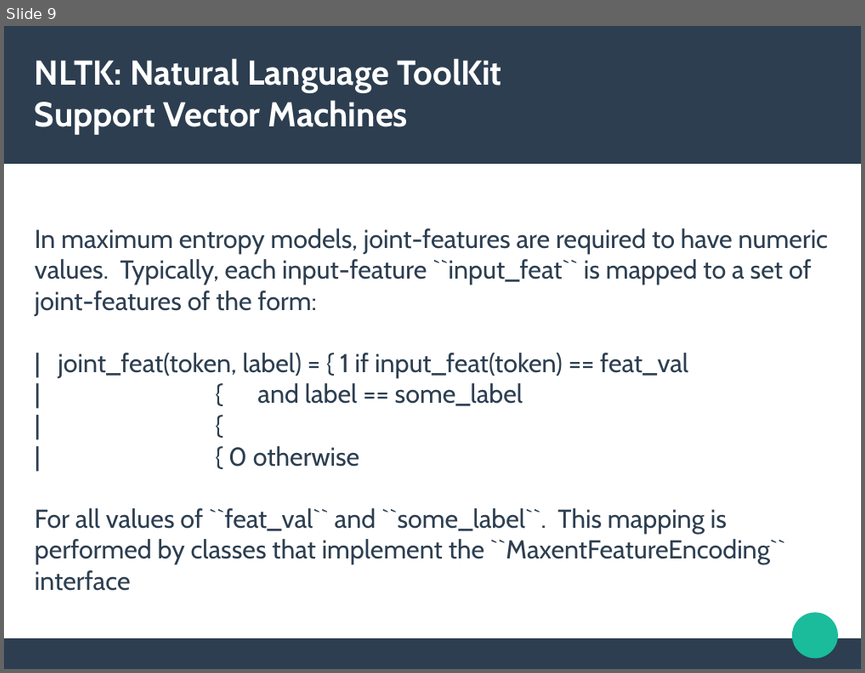
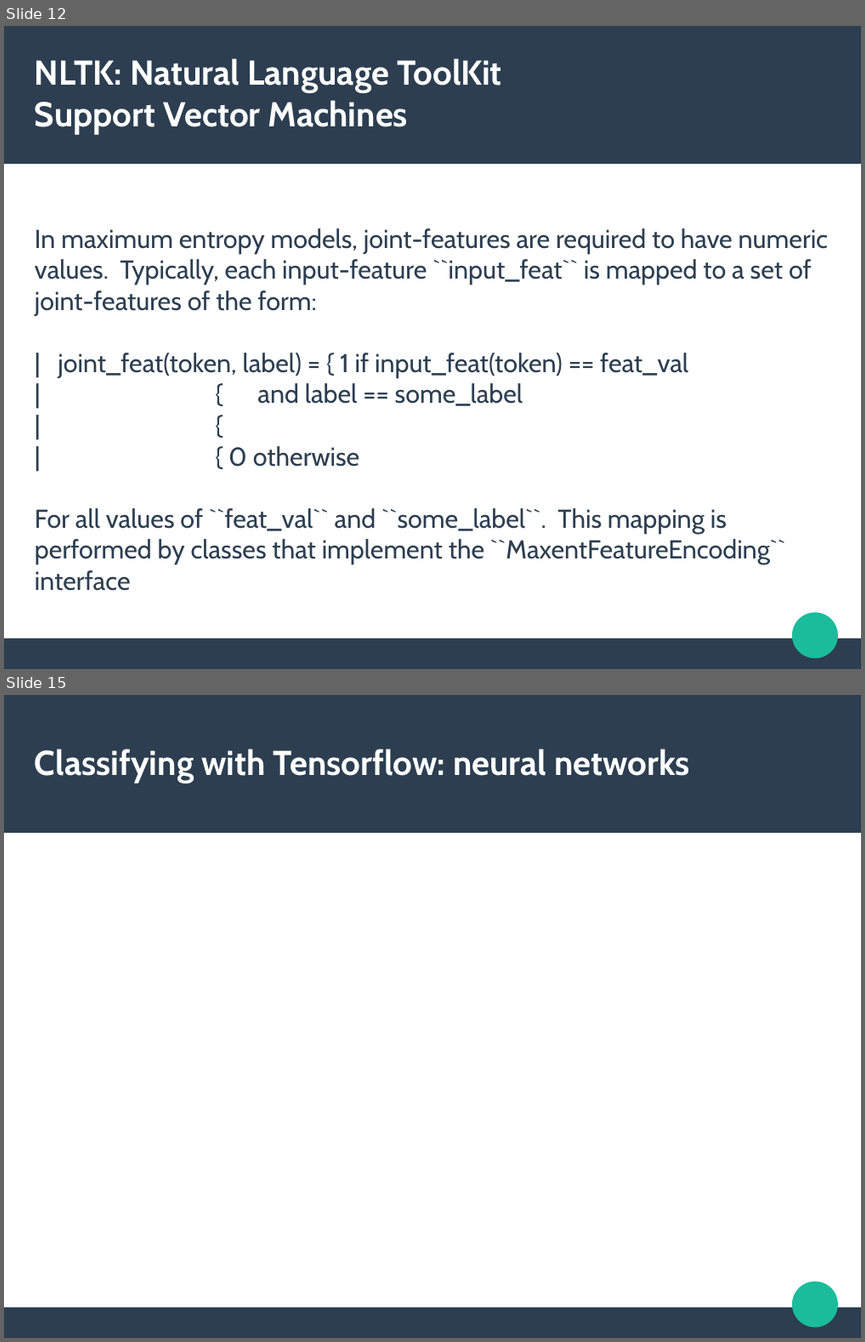
Before and after one commit to Lingwars/GAPLEN, a slide deck: docs/materials/classify.odp. Shown one above the other, each under a label of ours: slide 9 before the commit, slides 12 and 15 after it; the slides between them are not shown. The pictures are 865x673 and 865x1342 pixels, drawn with LibreOffice and Linux fonts; fonts in the diff are those of the drawing; grey boxes stand for pictures. Boxes give left, top, right and bottom in pixels: in the first picture for what was removed or moved away, otherwise in the second. Text is boxed around its words. In the diff, an @@ line names an element or a change of style, - is before the commit and + after.

Commit message:
classify.odp: more slides

```diff
--- a/docs/materials/classify.odp
+++ b/docs/materials/classify.odp
@@ slide 15 added at <box>4,695,861,1338</box>, background #FFFFFF; not listed: 3 template elements that a slide beside it also shows @@
@@ title added at <box>35,749,690,783</box>, 31.9 pt, text #FFFFFF, bold @@
+Classifying with Tensorflow: neural networks
@@ what was slide 9 is now slide 12 @@
```
Also in this commit, not shown: 4 slides changed, 8 other slides added.
